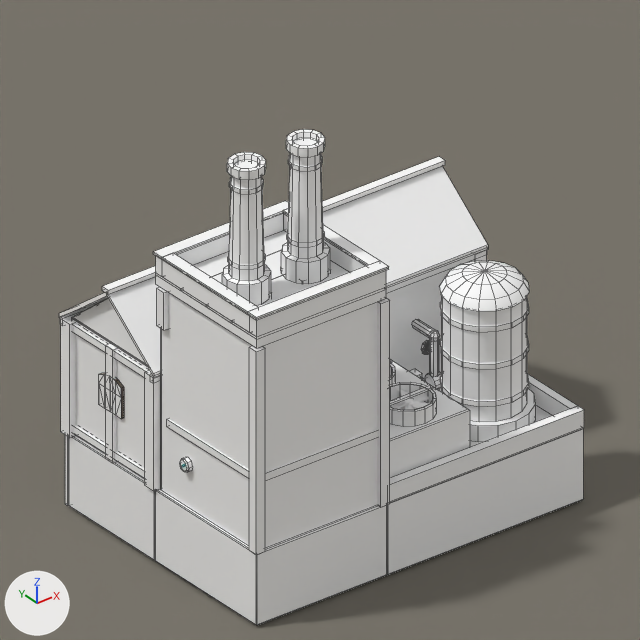
A saved change to the Blender file src/DeepFrontier/Art/Source/OilPowerPlant-ReferenceStudy.blend.
The view is the same before and after, from the file's camera 'Camera'. Every picture has the same lights, and +X, +Y and +Z are marked at lower left. The older version comes first. Mesh edges are drawn as thin lines on the coarser meshes.

In view in the first picture: 'OilPowerPlant.Architecture', 'Plane' and 1 more.
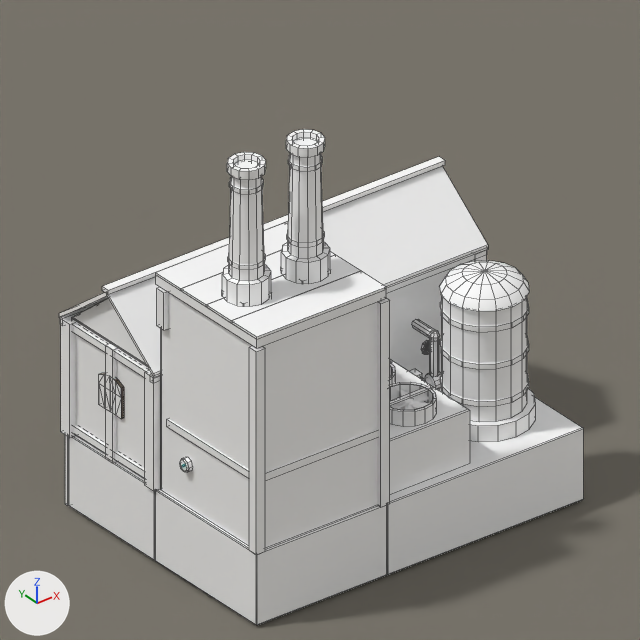
Edits to the bpy script that builds the scene:
```text
Change me_oilpowerplant_architecture:
    used by ob_oilpowerplant_architecture; location = (0.0, 0.0, 0.0)
    remove me_oilpowerplant_architecture.from_pydata(...)  # 2361 vertices, 1365 faces; spans x -5.07..0.07, y -4.02..-0.05, z 0.0..5.84
    add me_oilpowerplant_architecture.from_pydata(...)  # 2281 vertices, 1307 faces; spans x -5.07..0.07, y -4.02..-0.05, z 0.0..5.84
    me_oilpowerplant_architecture part 1: 9 loose pieces with 72 vertices, spanning x -5.01..0.0, y -4.01..-1.99, z 1.0..4.29, are deleted
    me_oilpowerplant_architecture part 2
    8 vertices are removed from x -3.0..0.0, y -4.0..-3.88, z 1.0..1.25
    9 faces are deleted
    3 new faces join them, mat_plaster_white_ironteeth (its picture is missing)
```

Where the change shows, as pixel boxes (x1, y1, x2, y2) in the pictures (640 x 640 px):
part 1 of me_oilpowerplant_architecture, deleted: before (153, 201, 578, 416)
part 2 of me_oilpowerplant_architecture, cut back: before (156, 406, 584, 625); after (156, 489, 387, 625)
